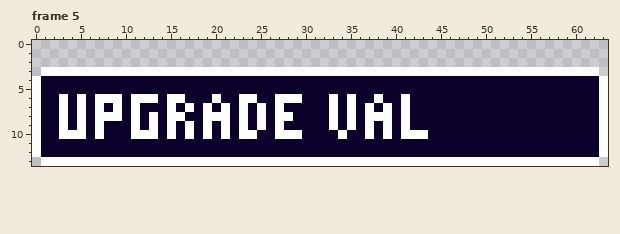
A pixel-art file gets an edit: assets/ui/buttons/upgrade_resource/button-upgrade-value.aseprite. This is how it looked before the edit.
64x14 pixels, 5 frames. Shown: frame 5. The commit also changed other frames, which this record leaves out.
Now the later version:
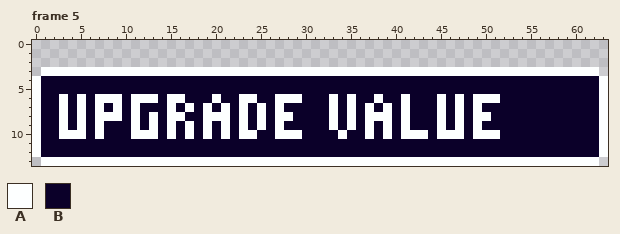
Palette (. is transparent): A #fdffff  B #0b0029
From old to new:
Frame 5, layer "Layer 2":
y 6: x 45 B -> A; x 47 B -> A; x 49..51 BBB -> AAA
y 7: x 45 B -> A; x 47 B -> A; x 49 B -> A
y 8: x 45 B -> A; x 47 B -> A; x 49..50 BB -> AA
y 9: x 45 B -> A; x 47 B -> A; x 49 B -> A
y 10: x 45..47 BBB -> AAA; x 49..51 BBB -> AAA
Where, in picture pixels (left, top, right, bottom), the same in both pictures:
changed: (437, 94, 500, 139)
